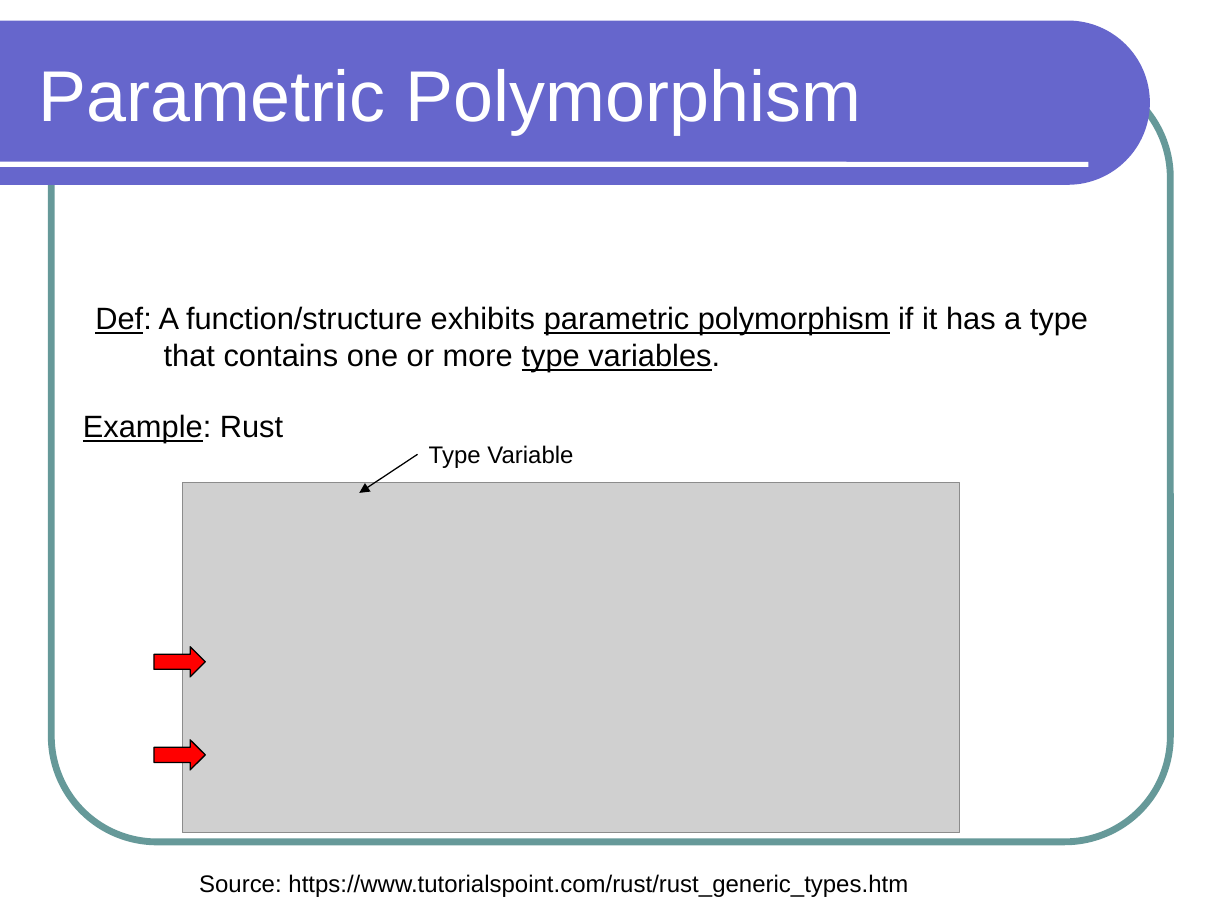
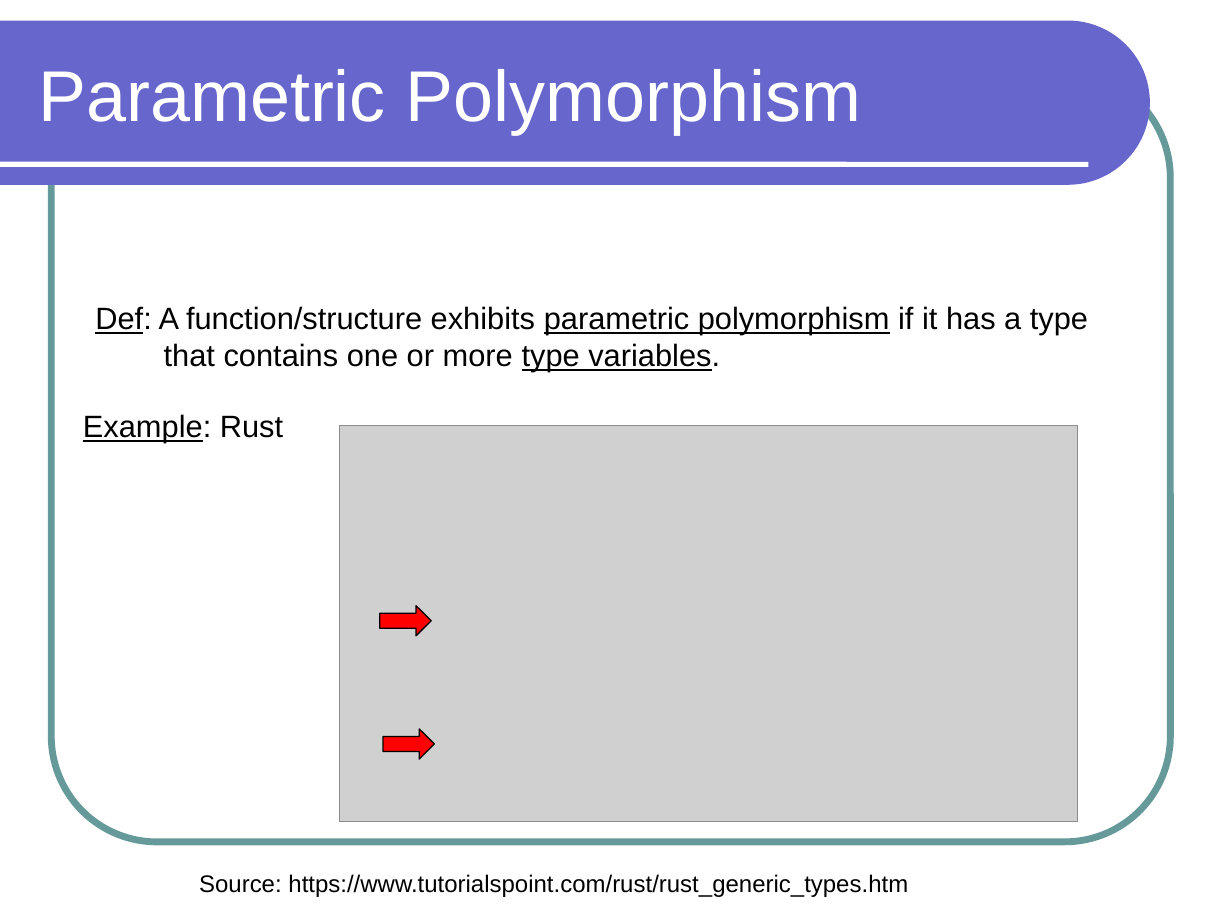
Before and after one commit to lutzhamel/CSC301, a slide deck: slide 4 of notes/csc301-ln019.ppt (slide 5 before the commit). Drawn at 1232x924 pixels with LibreOffice and Linux fonts; fonts in the diff are those of the drawing; grey boxes stand for pictures. Boxes give left, top, right and bottom in pixels: in the first picture for what was removed or moved away, otherwise in the second. Text is boxed around its words. In the diff, an @@ line names an element or a change of style, - is before the commit and + after.

```diff
--- a/notes/csc301-ln019.ppt
+++ b/notes/csc301-ln019.ppt
@@ picture resized from (x1=182, y1=483, x2=960, y2=833) to (x1=340, y1=425, x2=1078, y2=822) @@
@@ text removed at (x1=429, y1=445, x2=573, y2=468) @@
-Type Variable
@@ arrow removed from (418, 455) to (360, 493) @@
@@ right arrow moved from (x1=154, y1=647, x2=206, y2=676) to (x1=379, y1=606, x2=431, y2=636) @@
@@ right arrow moved from (x1=154, y1=740, x2=206, y2=770) to (x1=383, y1=729, x2=435, y2=759) @@
```
Also in this commit, not shown: 4 other slides changed, 2 slides removed, 5 other files.
